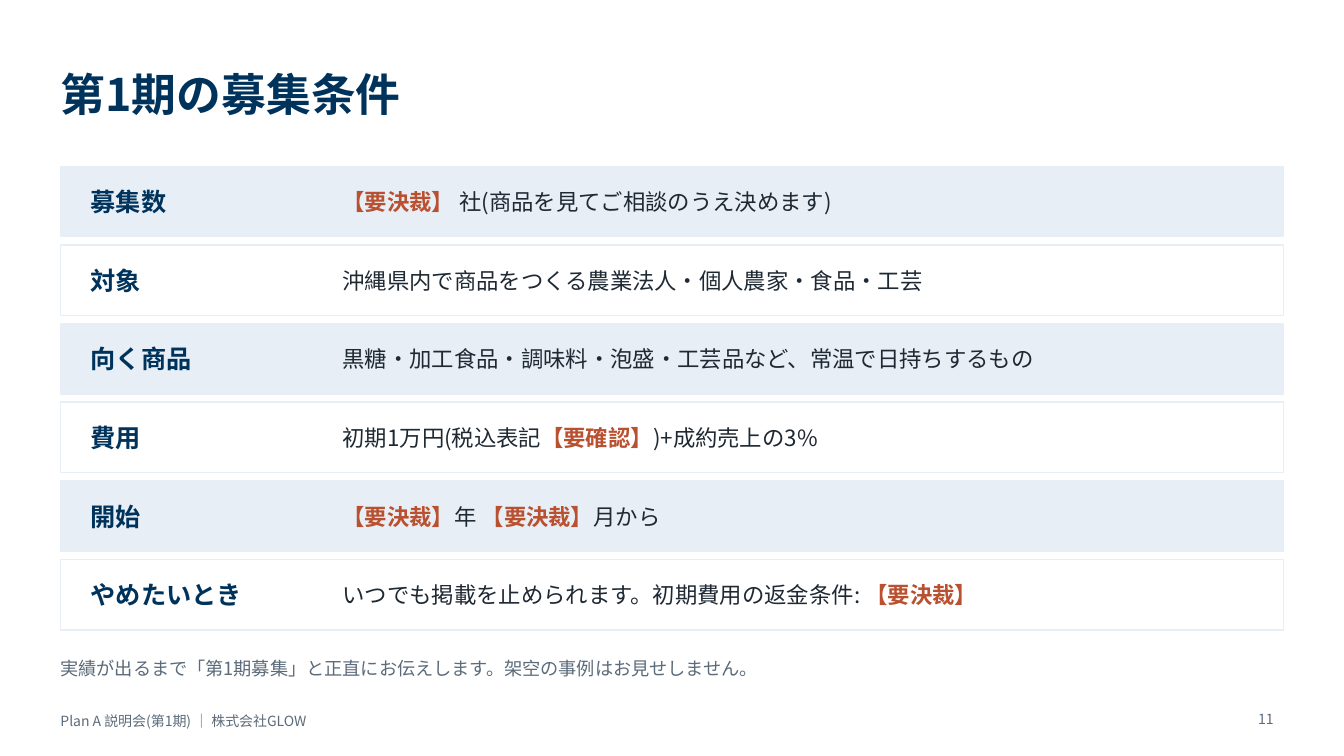
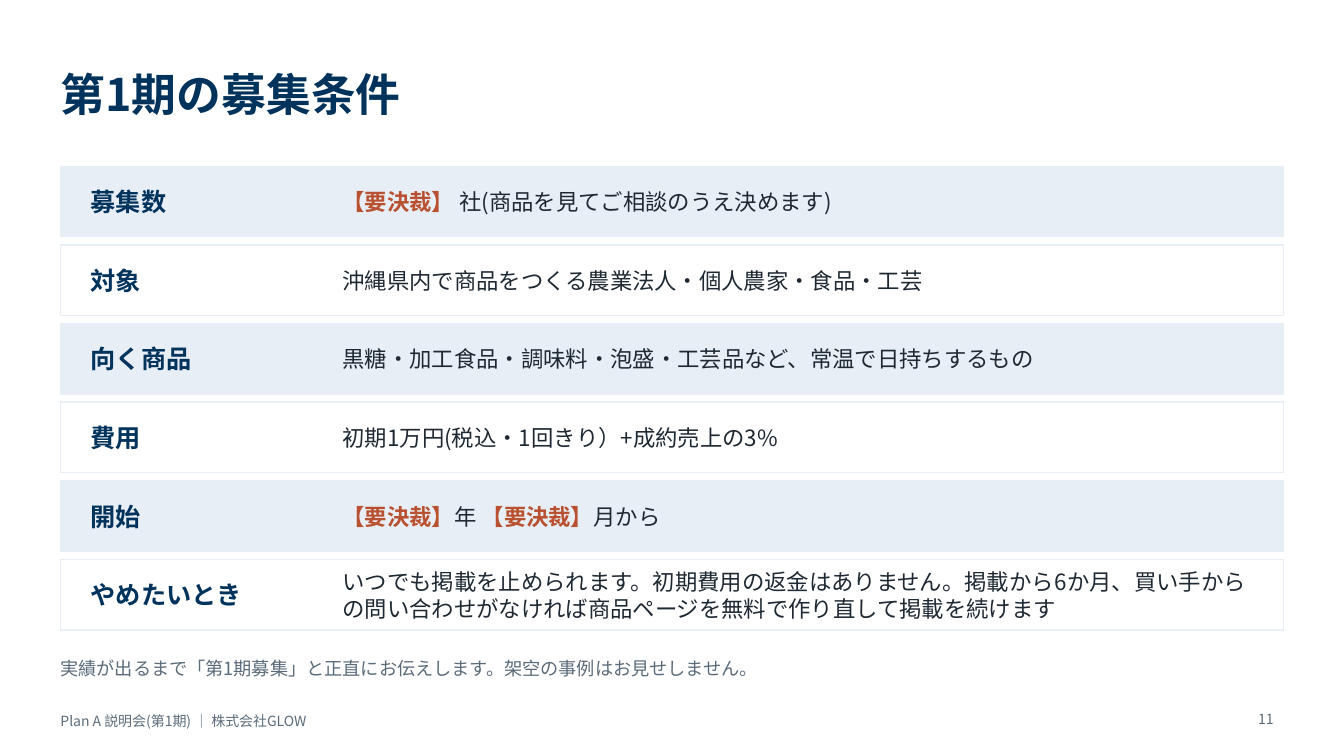
Before and after one commit to allgroup-inc/hojo-hq, a slide deck: slide 11 of docs/Plan A_説明会スライド_第1期_20261002.pptx. Drawn at 1344x756 pixels with LibreOffice and Linux fonts; fonts in the diff are those of the drawing. Boxes give left, top, right and bottom in pixels: in the first picture for what was removed or moved away, otherwise in the second. Text is boxed around its words. In the diff, an @@ line names an element or a change of style, - is before the commit and + after.

```diff
--- a/docs/Plan A_説明会スライド_第1期_20261002.pptx
+++ b/docs/Plan A_説明会スライド_第1期_20261002.pptx
@@ text at (343, 427, 778, 451): text changed @@
-初期1万円(税込表記【要確認】)+成約売上の3%
+初期1万円(税込・1回きり）+成約売上の3%
@@ text at (343, 571, 1246, 619): text changed @@
-いつでも掲載を止められます。初期費用の返金条件: 【要決裁】
+いつでも掲載を止められます。初期費用の返金はありません。掲載から6か月、買い手からの問い合わせがなければ商品ページを無料で作り直して掲載を続けます
```
Also in this commit, not shown: 2 other slides changed, 8 other files.
